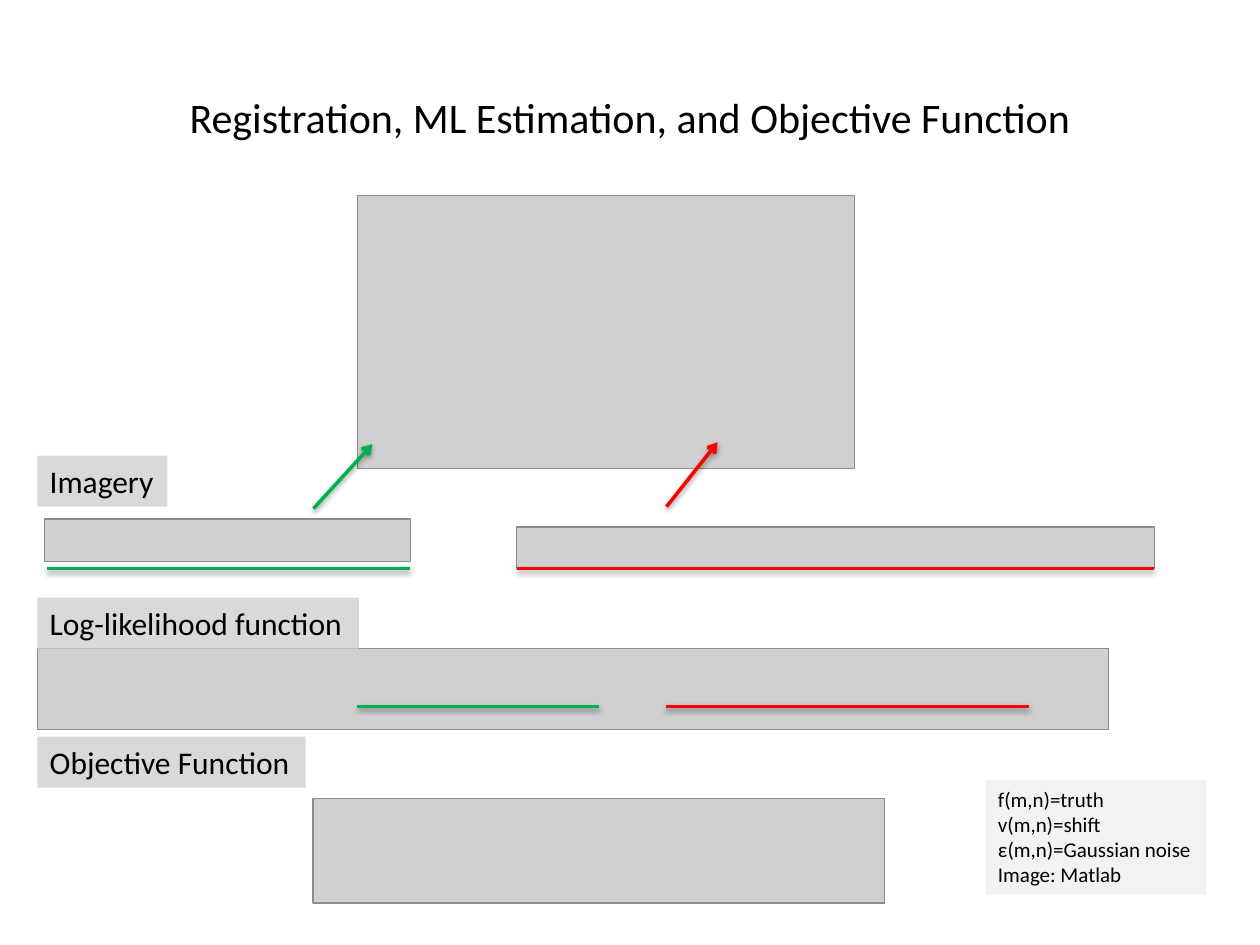
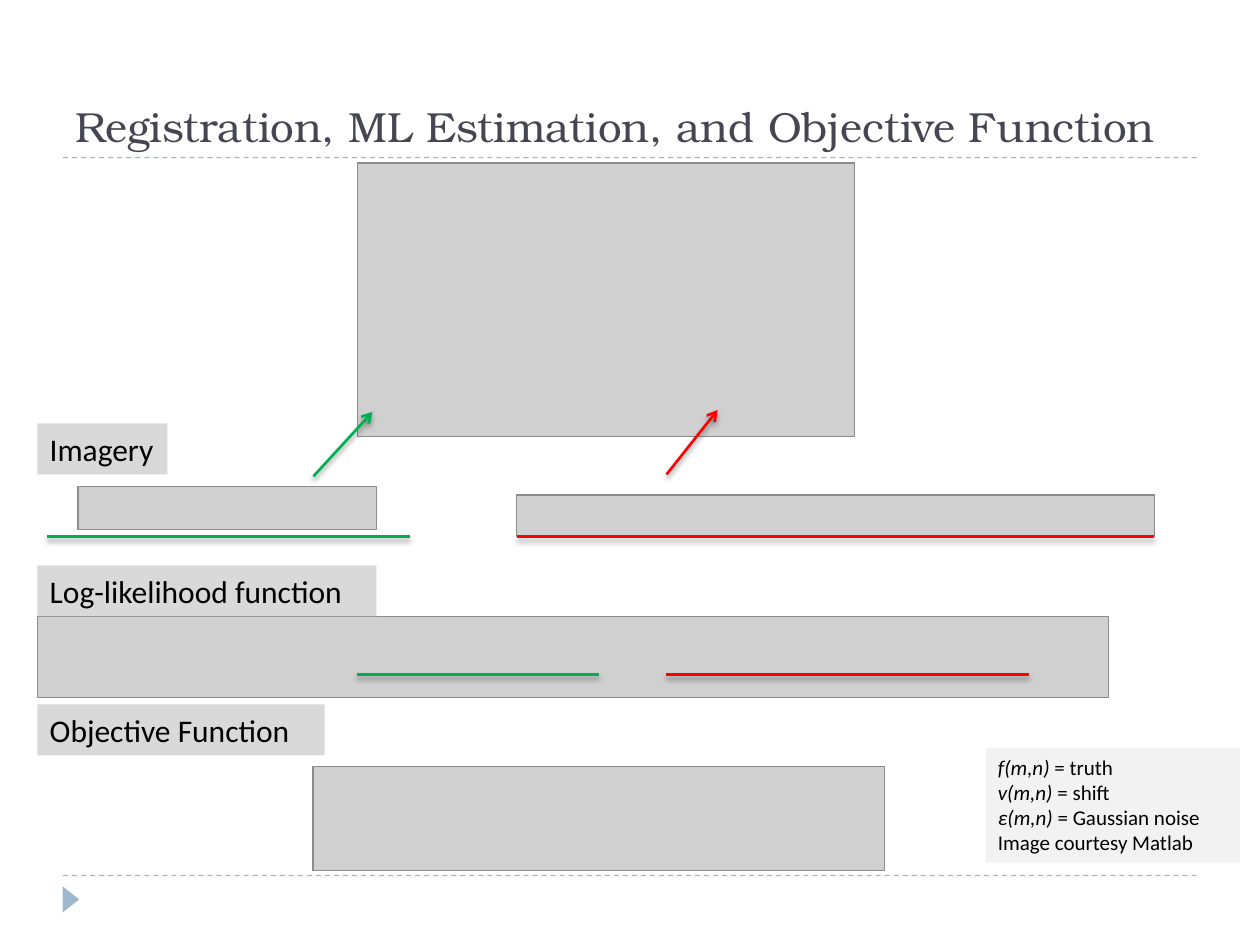
Before and after one commit to josh-gleason/CS679, a slide deck: slide 10 of Presentation/CS679Presentation2.pptx. Drawn at 1260x945 pixels with LibreOffice and Linux fonts; fonts in the diff are those of the drawing; grey boxes stand for pictures. Boxes give left, top, right and bottom in pixels: in the first picture for what was removed or moved away, otherwise in the second. Text is boxed around its words. In the diff, an @@ line names an element or a change of style, - is before the commit and + after.

```diff
--- a/Presentation/CS679Presentation2.pptx
+++ b/Presentation/CS679Presentation2.pptx
@@ title "Registration, ML Estimation, and Objective ...": place and size @@
-title "Registration, ML Estimation, and Objective ..." at [190,103,1070,141]
+title "Registration, ML Estimation, and Objective ..." at [75,112,1155,152]
@@ title "Registration, ML Estimation, and Objective ..." at [75,112,1155,152]: font Calibri to TeX Gyre Bonum, text colour #000000 to #464653; alignment centre to left; vertical alignment middle to bottom @@
@@ line added from (63, 158) to (1197, 158), #9FB8CD 0.75 pt dashed @@
@@ arrow (314, 476) - (373, 412): stroke #00B050 2 pt to #00B050 1.5 pt @@
@@ 2 lines, 1 picture, 1 arrow: place and size @@
-2 lines, 1 picture, 1 arrow at [47,195,1154,568]
+2 lines, 1 picture, 1 arrow at [47,163,1154,537]
@@ arrow (667, 475) - (718, 410): stroke #FF0000 2 pt to #FF0000 1.5 pt @@
@@ picture added at [78,486,377,529] @@
@@ picture added at [517,495,1154,537] @@
@@ picture removed at [44,519,411,562] @@
@@ line (47, 537) - (411, 537): stroke #00B050 2 pt to #00B050 1.5 pt @@
@@ line (517, 537) - (1154, 537): stroke #FF0000 2 pt to #FF0000 1.5 pt @@
@@ picture removed at [517,527,1154,568] @@
@@ rectangle "Log-likelihood function": place and size @@
-rectangle "Log-likelihood function" at [38,597,359,648]
+rectangle "Log-likelihood function" at [38,566,377,616]
@@ 2 lines, 2 pictures, 1 rectangle, 1 arrow: place and size @@
-2 lines, 2 pictures, 1 rectangle, 1 arrow at [38,445,1109,903]
+2 lines, 2 pictures, 1 rectangle, 1 arrow at [38,412,1109,871]
@@ line (358, 674) - (598, 674): stroke #00B050 2 pt to #00B050 1.5 pt @@
@@ line (667, 674) - (1029, 674): stroke #FF0000 2 pt to #FF0000 1.5 pt @@
@@ rectangle "Objective Function": place and size @@
-rectangle "Objective Function" at [38,737,306,788]
+rectangle "Objective Function" at [38,704,325,755]
@@ rectangle "f(m,n) = truth": place and size @@
-rectangle "f(m,n) = truth" at [985,780,1206,895]
+rectangle "f(m,n) = truth" at [985,748,1240,863]
@@ text in rectangle at [998,760,1200,854]: text changed @@
-f(m,n)=truth
-v(m,n)=shift
-ε(m,n)=Gaussian noise
-Image: Matlab
+f(m,n) = truth
+v(m,n) = shift
+ε(m,n) = Gaussian noise
+Image courtesy Matlab
@@ line added from (63, 876) to (1197, 876), #9FB8CD 0.75 pt dashed @@
@@ triangle added at [63,886,79,912], fill #9FB8CD @@
```
Also in this commit, not shown: 12 other slides changed, 1 slide added, 1 slide removed.
